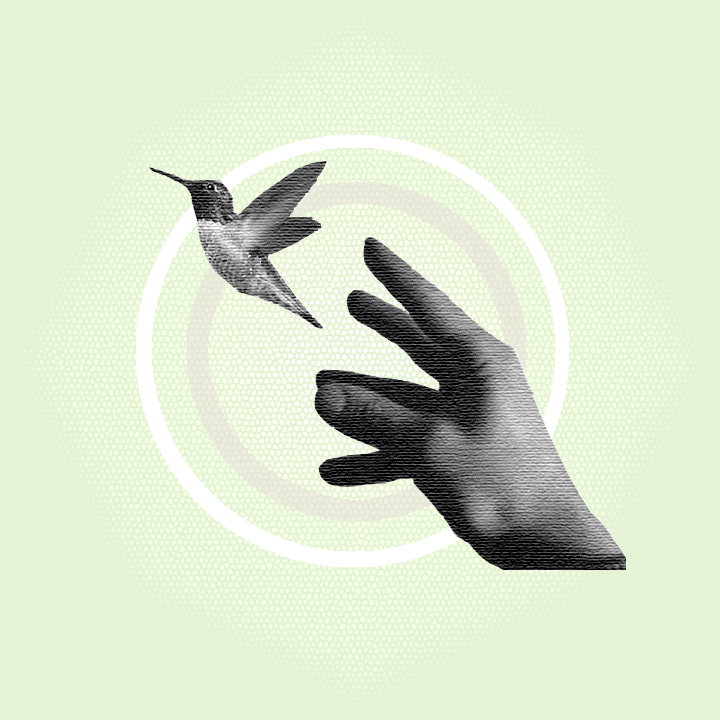
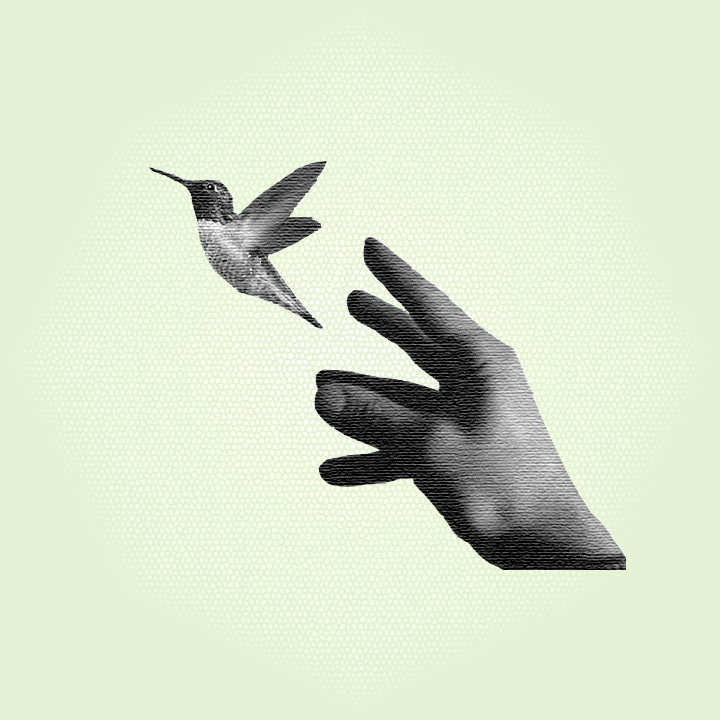
Before/after of a 720×720 layered artwork. What changed in the layer stack:
renamed "Layer 4" to "grey circle", hid it over box(187, 182, 526, 521)
renamed "Layer 3" to "white circle", hid it over box(136, 135, 569, 567)
